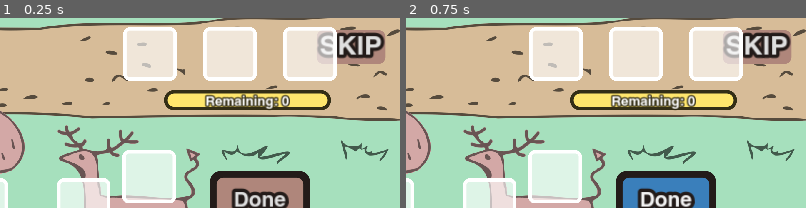
Above: before the commit, frames 1-2 (left to right).
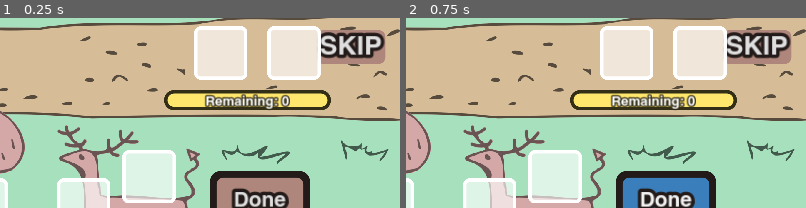
Above: after the commit, the same moments.

Repository: Sugo98/godot-77
Game: Godot game, scene res://game_logic/basic_level.tscn
Two runs of this game, one before a commit and one after it. Both use one fixed random seed, a clock stepped at 60 frames per second and the inputs below. This scene is started directly instead of the project's main scene.
Inputs:
- Up to frame 1 (0.25 s): no input
- Up to frame 2 (0.75 s): click "Done" at 0.5 s
The pictures show only the part of the screen within x 50-100%, y 40-90%; the shares and areas given below are measured in that part.

The runs differ from the first frame. In frame 1, 8.5% of the frame differs, in the area x 30-85%, y 4-34%; in frame 2, 8.5%.
Error in both runs: Invalid access to property or key 'wood_slots' on a base object of type 'Nil'. (res://game_logic/basic_level_logic.gd:71)

Commit message:
added last back grounds

Diff:
--- a/assets/localization/dictionary.csv
+++ b/assets/localization/dictionary.csv
@@ -20,7 +20,7 @@
 di questo viaggio"
 GAME_END_QUOTE_2,but remember:,ma ricorda:
 GAME_END_QUOTE_3,when something ends…,quando qualcosa finisce…
-GAME_END_QUOTE_4,something new is about to begin,qualcosa di nuovo sta per cominciare
+GAME_END_QUOTE_4,something new is about to begin!,qualcosa di nuovo sta per cominciare!
 THANK_YOU_FOR_PLAYING,"THANK YOU
 FOR PLAYING","GRAZIE
 PER AVER GIOCATO"
@@ -31,8 +31,8 @@
 Sugo98","UI:
 Sugo99"
 ROLL_CREDITS_3,"GRAPHICS ART:
-Nucciol","ARTE E GRAFICA:
-Nucciol"
+Luigi Filippelli","ARTE E GRAFICA:
+Luigi Filippelli"
 ROLL_CREDITS_4,"
 Music assets
 made by Joel Steudler","
@@ -64,7 +64,7 @@
 SHIELD ,Shield,Scudo
 SPIKES ,Spikes,Spine
 FIGHTER_CLASS_NAME,Warrior,Guerriera
-WIZARD_CLASS_NAME,Wizard,Mago
+WIZARD_CLASS_NAME,Wizard,Maga
 RANGER_CLASS_NAME,Ranger,Guardaboschi
 INVENTOR_CLASS_NAME,Inventor,Inventore
 NOT_ENOUGH_WOOD,Not Enough Wood,Legno Insufficiente
@@ -75,11 +75,11 @@
 ALEMBIC_2_DESC,Reduces by 2 the attack of all Enemies,Riduce di 2 l’attacco di tutti i Nemici
 ANIMAL_COMPANION_1,Animal Companion 1,Compagno Animale 1
 ANIMAL_COMPANION_1_DESC,"On an Enemy Slot: Deals 1 damage and gathers 1 Food.
-On a Food Slot just gathers the food","Su uno Spazio Nemico: Infligge 1 danno e Raccoglie 1 Cibo
+On a Food Slot just gathers the food","Su uno Spazio Nemico: Infligge 1 danno e raccoglie 1 Cibo
 Su uno Spazio Cibo Raccoglie solo il Cibo"
 ANIMAL_COMPANION_2,Animal Companion 2,Compagno Animale 2
 ANIMAL_COMPANION_2_DESC,"On an Enemy Slot: Deals 2 damages and gathers 1 Food.
-On a Food Slot just gathers the food","Su uno Spazio Nemico: Infligge 2 danni e Raccoglie 1 Cibo
+On a Food Slot just gathers the food","Su uno Spazio Nemico: Infligge 2 danni e raccoglie 1 Cibo
 Su uno Spazio Cibo Raccoglie solo il Cibo"
 CARROT_1,Carrot 1,Carota 1
 CARROT_1_DESC,"Can be placed only in a Wood Slot
@@ -202,32 +202,36 @@
 Or a Wheel to repair it","Piazza uno Scudo qui per difendere la carovana
 O una Ruota per ripararla"
 ENEMY_SLOT,Place a Dice here to fight the Enemy,Piazza un Dado qui per combattere il Nemico
-PAGE1_TEXT1,"[center] This is the story of party of heroes embarked on a dangerous journey.
+PAGE1_TEXT1,"[center] This is the story of a party of heroes embarked on a dangerous journey.
 They must travel the lands and protect their convoy from evil monsters while gathering enough food to avoid starvation… [/center]","[center] Questa è la storia di un gruppo di eroi coinvolti in un pericoloso viaggio.
-devono attraversare il regno e proteggere la carovana da mostri malvagi e raccogliere cibo a sufficienza per sopravvivere… [/center]"
-PAGE2_TEXT1,"The Heroes can perform actions represented by the faces of a six-sided die.
+Devono attraversare il regno e proteggere la carovana da mostri malvagi e raccogliere cibo a sufficienza per sopravvivere… [/center]"
+PAGE2_TEXT1,"The Heroes can perform actions represented by the faces of a six-sided Die.
 
 Some actions are simple and can be performed by everyone.
 
 Other, instead, are specific of a certain class and only one Hero can perform them.
 
-On each turn, each Hero roll two copy of their own Die but can choose only one action to perform.","Gli Eroi possono compiere azioni rappresentate dalle facce di un dado.
+On each turn, each Hero roll two copy of their own Die but can choose only one action to perform.","Gli Eroi possono compiere azioni rappresentate dalle facce di un Dado.
 
 Alcune azioni sono semplici e possono essere eseguite da tutti.
 
 Altre, invece, sono specifiche di una certa classe e solo un Eroe può compierle.
 
-Ad ogni turno, ogni Eroe lancia due copie del suo Dado, ma può scegliere una sola delle due azioni da eseguire"
+Ad ogni turno, ogni Eroe lancia due copie del suo Dado, ma può scegliere una sola delle due azioni da eseguire."
 PAGE3_TEXT1,[center] Each scenery will have this structure: [/center],[center] Ogni scenario avrà questa struttura: [/center]
-PAGE3_TEXT2,"[center] To perform an action, simply drag one Die on a slot where it can be used [/center]","[center] Per compiere un’azione, è sufficiente trascinare un Dado su uno slot dove può essere usato [/center]"
-PAGE3_TEXT3,"On the left, the Heroes and their Dice","Sulla sinistra, gli Eroi e i loro Dadi"
+PAGE3_TEXT2,"[center] To perform an action, simply drag one Die on a slot where it can be used. [/center]","[center] Per compiere un’azione, è sufficiente trascinare un Dado su uno slot dove può essere usato. [/center]"
+PAGE3_TEXT3,"On the left, the Heroes and their Dice.","Sulla sinistra, gli Eroi e i loro Dadi."
 PAGE3_TEXT4,"These are the Caravan Slots.
 Shields and Wheels can be used here.","Questi sono gli Slot Carovana.
 Scudi e Ruote possono essere usati qui."
 PAGE3_TEXT5,"These are the Wood Slots, where Wood can be gathered.","Questi sono gli Slot Legno, dove si può raccogliere il Legno."
 PAGE3_TEXT6,"These are the Food Slots, where Food can be gathered.","Questi sono gli Slot Cibo, dove si può raccogliere il Cibo."
-PAGE3_TEXT7,[center] These are the Enemy Slots. Attacks Dice like a Sword can be placed here to damage the corresponding opponent. [/center],[center] Questi sono gli Slot Nemico. Dadi attacco come una Spada possono essere usati qui per danneggiare il nemico corrispondente [/center]
-PAGE3_TEXT8,[center] These are the Road Slots. Use a Wheel here to advance. Complete the Road to go to the next stage. [/center],[center] Questi sono gli Slot Strada. Usa una Ruota per avanzare. Completa la Strada per proseguire al prossimo scenario [/center]
+PAGE3_TEXT7,"[center]
+These are the Enemy Slots. Attacks Dice like a Sword can be placed here to damage the corresponding opponent. [/center]","[center]
+Questi sono gli Slot Nemico. Dadi attacco come una Spada possono essere usati qui per danneggiare il nemico corrispondente. [/center]"
+PAGE3_TEXT8,"[center]
+These are the Road Slots. Use a Wheel here to advance. Complete the Road to go to the next stage. [/center]","[center]
+Questi sono gli Slot Strada. Usa una Ruota per avanzare. Completa la Strada per proseguire al prossimo scenario. [/center]"
 PAGE4_TEXT1,"There is no time limit, so take your time to plan your decisions.","Non c’è limite di tempo, quindi fai con calma e prendi bene le tue decisioni."
 PAGE4_TEXT2,In case you want to change a Die you placed you can simply right click on it to return it to its original place.,Per cambiare il piazzamento di un Dado è sufficiente fare click destro per farlo tornare alla sua posizione originale.
 PAGE4_TEXT3,"When you are ready, press “Done” to resolve the actions.",Quando sei pronto premi “Fatto” per risolvere le azioni.
@@ -244,3 +248,4 @@
 PAGE6_TEXT3,Here you can exchange experience points for new Faces to transform your Dice and improve your Heroes.,Qui potrai scambiare Punti Esperienza con nuove Facce per trasformare i tuoi Dadi e migliorare gli Eroi.
 GAME_OVER_TEXT,GAME OVER,GAME OVER
 END_TUTORIAL,END TUTORIAL,CONCLUDI TUTORIAL
+THIS_IS_IMPORTANT,IMPORTANT,IMPORTANTE
--- a/game_logic/basic_level.tscn
+++ b/game_logic/basic_level.tscn
@@ -74,9 +74,9 @@
 road_label = NodePath("Road/DistanceLabel")
 road_progress_bar = NodePath("Road")
 sfx = [NodePath("Node/Fireball"), NodePath("Node/Icewall")]
-obstacle_icon = NodePath("Obstacle")
+obstacle_icon = NodePath("RoadSlots/Obstacle")
 desert_icon = NodePath("DesertIcon")
-bridge_icon = NodePath("BrokenBridge")
+bridge_icon = NodePath("RoadSlots/BrokenBridge")
 you_died = NodePath("YouDied")
 lose_button = NodePath("MainMenuAfetrLose")
 enemy_scene = ExtResource("2_beh15")
@@ -249,69 +249,86 @@
 script = ExtResource("2_ghtwx")
 type = 2
 
-[node name="RoadSlots" type="Control" parent="."]
+[node name="RoadSlots" type="HBoxContainer" parent="."]
 z_index = 1
 layout_mode = 1
-anchors_preset = 15
-anchor_right = 1.0
-anchor_bottom = 1.0
-offset_left = 1280.0
-offset_top = 540.0
-offset_bottom = -270.0
-grow_horizontal = 2
-grow_vertical = 2
-mouse_filter = 2
+anchors_preset = 6
+anchor_left = 1.0
+anchor_top = 0.5
+anchor_right = 1.0
+anchor_bottom = 0.5
+offset_left = -509.0
+offset_top = 13.0
+offset_right = -174.0
+offset_bottom = 141.0
+grow_horizontal = 0
+grow_vertical = 2
+mouse_filter = 2
+alignment = 1
+
+[node name="Obstacle" type="PanelContainer" parent="RoadSlots"]
+visible = false
+layout_mode = 2
+size_flags_horizontal = 5
+size_flags_vertical = 4
+theme = ExtResource("6_tdu6w")
+theme_type_variation = &"AtkPanel"
+
+[node name="MarginContainer" type="MarginContainer" parent="RoadSlots/Obstacle"]
+layout_mode = 2
+theme_override_constants/margin_left = 4
+theme_override_constants/margin_top = 4
+theme_override_constants/margin_right = 4
+theme_override_constants/margin_bottom = 4
+
+[node name="TextureRect" type="TextureRect" parent="RoadSlots/Obstacle/MarginContainer"]
+modulate = Color(0.2, 0.0823529, 0.0823529, 1)
+custom_minimum_size = Vector2(80, 80)
+layout_mode = 2
+texture = ExtResource("8_buql5")
+
+[node name="BrokenBridge" type="PanelContainer" parent="RoadSlots"]
+visible = false
+layout_mode = 2
+size_flags_horizontal = 5
+size_flags_vertical = 4
+theme = ExtResource("6_tdu6w")
+theme_type_variation = &"AtkPanel"
+
+[node name="MarginContainer" type="MarginContainer" parent="RoadSlots/BrokenBridge"]
+layout_mode = 2
+theme_override_constants/margin_left = 4
+theme_override_constants/margin_top = 4
+theme_override_constants/margin_right = 4
+theme_override_constants/margin_bottom = 4
+
+[node name="TextureRect" type="TextureRect" parent="RoadSlots/BrokenBridge/MarginContainer"]
+modulate = Color(0.2, 0.0823529, 0.0823529, 1)
+custom_minimum_size = Vector2(80, 80)
+layout_mode = 2
+texture = ExtResource("9_7yw6d")
 
 [node name="Road" type="PanelContainer" parent="RoadSlots"]
-custom_minimum_size = Vector2(128, 128)
-layout_mode = 1
-anchors_preset = 8
-anchor_left = 0.5
-anchor_top = 0.5
-anchor_right = 0.5
-anchor_bottom = 0.5
-offset_left = -344.0
-offset_top = -120.0
-offset_right = -216.0
-offset_bottom = 8.0
-grow_horizontal = 2
-grow_vertical = 2
+visible = false
+custom_minimum_size = Vector2(128, 128)
+layout_mode = 2
+size_flags_horizontal = 6
 theme = ExtResource("3_nj3nf")
 script = ExtResource("2_ghtwx")
 type = 5
 
 [node name="Road2" type="PanelContainer" parent="RoadSlots"]
 custom_minimum_size = Vector2(128, 128)
-layout_mode = 1
-anchors_preset = 8
-anchor_left = 0.5
-anchor_top = 0.5
-anchor_right = 0.5
-anchor_bottom = 0.5
-offset_left = -152.0
-offset_top = -120.0
-offset_right = -24.0
-offset_bottom = 8.0
-grow_horizontal = 2
-grow_vertical = 2
+layout_mode = 2
+size_flags_horizontal = 6
 theme = ExtResource("3_nj3nf")
 script = ExtResource("2_ghtwx")
 type = 5
 
 [node name="Road3" type="PanelContainer" parent="RoadSlots"]
 custom_minimum_size = Vector2(128, 128)
-layout_mode = 1
-anchors_preset = 8
-anchor_left = 0.5
-anchor_top = 0.5
-anchor_right = 0.5
-anchor_bottom = 0.5
-offset_left = 40.0
-offset_top = -120.0
-offset_right = 168.0
-offset_bottom = 8.0
-grow_horizontal = 2
-grow_vertical = 2
+layout_mode = 2
+size_flags_horizontal = 6
 theme = ExtResource("3_nj3nf")
 script = ExtResource("2_ghtwx")
 type = 5
@@ -446,52 +463,6 @@
 stream = ExtResource("7_egpeb")
 bus = &"SFX"
 
-[node name="Obstacle" type="PanelContainer" parent="."]
-visible = false
-layout_mode = 0
-offset_left = 1135.0
-offset_top = 572.0
-offset_right = 1231.0
-offset_bottom = 668.0
-theme = ExtResource("6_tdu6w")
-theme_type_variation = &"AtkPanel"
-
-[node name="MarginContainer" type="MarginContainer" parent="Obstacle"]
-layout_mode = 2
-theme_override_constants/margin_left = 4
-theme_override_constants/margin_top = 4
-theme_override_constants/margin_right = 4
-theme_override_constants/margin_bottom = 4
-
-[node name="TextureRect" type="TextureRect" parent="Obstacle/MarginContainer"]
-modulate = Color(0.2, 0.0823529, 0.0823529, 1)
-custom_minimum_size = Vector2(80, 80)
-layout_mode = 2
-texture = ExtResource("8_buql5")
-
-[node name="BrokenBridge" type="PanelContainer" parent="."]
-visible = false
-layout_mode = 0
-offset_left = 1310.0
-offset_top = 571.0
-offset_right = 1406.0
-offset_bottom = 667.0
-theme = ExtResource("6_tdu6w")
-theme_type_variation = &"AtkPanel"
-
-[node name="MarginContainer" type="MarginContainer" parent="BrokenBridge"]
-layout_mode = 2
-theme_override_constants/margin_left = 4
-theme_override_constants/margin_top = 4
-theme_override_constants/margin_right = 4
-theme_override_constants/margin_bottom = 4
-
-[node name="TextureRect" type="TextureRect" parent="BrokenBridge/MarginContainer"]
-modulate = Color(0.2, 0.0823529, 0.0823529, 1)
-custom_minimum_size = Vector2(80, 80)
-layout_mode = 2
-texture = ExtResource("9_7yw6d")
-
 [node name="DesertIcon" type="PanelContainer" parent="."]
 visible = false
 layout_mode = 0
--- a/game_logic/basic_level_logic.gd
+++ b/game_logic/basic_level_logic.gd
@@ -70,6 +70,7 @@
 	for slot : DiceSlot in wood_slots:
 		if 1 - slot.get_index() < data.wood_slots:
 			slot.show()
+			if data.food_consumption > 2: slot.self_modulate = Color.BURLYWOOD
 			slot.tooltip_text = tr("WOOD_SLOT")
 			if data.mod_wood : slot.theme_type_variation = "Plus_1"
 		else:
@@ -77,6 +78,7 @@
 	for slot : DiceSlot in food_slots:
 		if slot.get_index() < data.food_slots:
 			slot.show()
+			if data.food_consumption > 2: slot.self_modulate = Color.BURLYWOOD
 			slot.tooltip_text = tr("FOOD_SLOT")
 			if data.mod_food : slot.theme_type_variation = "Plus_1"
 		else:
@@ -91,9 +93,11 @@
 		bridge_icon.show()
 		bridge_icon.tooltip_text = "%s\n%s" % [tr("BROKEN_BRIDGE"), tr("BROKEN_BRIDGE_DESC")]
 	if not data.boss_level:
-		for slot : DiceSlot in road_slots:
-			if 2-slot.get_index() < data.road_slots:
+		for i in range (road_slots.size()):
+			var slot = road_slots[i]
+			if i < data.road_slots:
 				slot.show()
+				if data.food_consumption > 2: slot.self_modulate = Color.BURLYWOOD
 				slot.tooltip_text = tr("ROAD_SLOT")
 			else:
 				slot.hide()
@@ -114,7 +118,8 @@
 func parse_slots(slots_container) -> Array[DiceSlot]:
 	var array : Array[DiceSlot]
 	for slot in slots_container.get_children():
-		array.append( slot as DiceSlot)
+		if slot is DiceSlot:
+			array.append( slot as DiceSlot)
 	return array
 
 func debug_spawn_enemy():
--- a/game_logic/tutorial.tscn
+++ b/game_logic/tutorial.tscn
@@ -400,7 +400,6 @@
 editor_only = false
 
 [node name="Page3_4" type="Control" parent="PageControl"]
-visible = false
 anchors_preset = 0
 offset_right = 1920.0
 offset_bottom = 1080.0
@@ -476,9 +475,9 @@
 [node name="PAGE3_TEXT7" type="RichTextLabel" parent="PageControl/Page3_5"]
 layout_mode = 0
 offset_left = 1303.0
-offset_top = 274.0
+offset_top = 223.0
 offset_right = 1719.0
-offset_bottom = 675.0
+offset_bottom = 624.0
 bbcode_enabled = true
 text = "PAGE3_TEXT7"
 
@@ -517,6 +516,11 @@
 border_width = 8.0
 editor_only = false
 
+[node name="MarginContainer" type="MarginContainer" parent="PageControl/Page3_5"]
+layout_mode = 0
+offset_right = 17.0
+offset_bottom = 16.0
+
 [node name="Page3_6" type="Control" parent="PageControl"]
 visible = false
 anchors_preset = 0
@@ -556,10 +560,10 @@
 
 [node name="PAGE3_TEXT7" type="RichTextLabel" parent="PageControl/Page3_6"]
 layout_mode = 0
-offset_left = 1240.0
-offset_top = 312.0
-offset_right = 1719.0
-offset_bottom = 675.0
+offset_left = 1256.0
+offset_top = 270.0
+offset_right = 1735.0
+offset_bottom = 633.0
 bbcode_enabled = true
 text = "PAGE3_TEXT8"
 
@@ -708,7 +712,27 @@
 theme_type_variation = &"HeaderLarge"
 text = "PAGE5_TEXT7"
 
+[node name="Important" type="Label" parent="PageControl/Page5"]
+layout_mode = 1
+anchors_preset = 8
+anchor_left = 0.5
+anchor_top = 0.5
+anchor_right = 0.5
+anchor_bottom = 0.5
+offset_left = -877.0
+offset_top = -467.0
+offset_right = 429.0
+offset_bottom = -338.0
+grow_horizontal = 2
+grow_vertical = 2
+theme = ExtResource("3_ureg4")
+theme_type_variation = &"HeaderLarge"
+theme_override_font_sizes/font_size = 128
+text = "THIS_IS_IMPORTANT"
+horizontal_alignment = 1
+
 [node name="Page6" type="Control" parent="PageControl"]
+visible = false
 anchors_preset = 0
 offset_right = 1920.0
 offset_bottom = 1080.0
--- a/resources/dice_faces/animal_companion2.tres
+++ b/resources/dice_faces/animal_companion2.tres
@@ -6,8 +6,7 @@
 [resource]
 script = ExtResource("1_7odx8")
 name = "ANIMAL_COMPANION_2"
-description = "ANIMAL_COMPANION_2_DESC
-"
+description = "ANIMAL_COMPANION_2_DESC"
 texture = ExtResource("2_45hyl")
 character_class = 3
 xp_cost = 5
--- a/resources/levels/plain3.tres
+++ b/resources/levels/plain3.tres
@@ -1,7 +1,7 @@
 [gd_resource type="Resource" script_class="LevelData" load_steps=6 format=3 uid="uid://dpnw1nmfj80fk"]
 
+[ext_resource type="Texture2D" uid="uid://dquyq44ilpbcw" path="res://assets/background/pianura drago DEF.png" id="1_ete7l"]
 [ext_resource type="Script" path="res://resources/enemies/enemies_data.gd" id="1_j1vhv"]
-[ext_resource type="Texture2D" uid="uid://dxf4jw245brbb" path="res://assets/background/pianura DEF.png" id="1_ouq7j"]
 [ext_resource type="Resource" uid="uid://drxka0jtjtgqw" path="res://resources/enemies/dragon.tres" id="3_udxhi"]
 [ext_resource type="AudioStream" uid="uid://crltu123igjlp" path="res://assets/music/dragon.ogg" id="4_hqgw1"]
 [ext_resource type="Script" path="res://resources/levels/level_data.gd" id="4_umx4s"]
@@ -10,7 +10,7 @@
 script = ExtResource("4_umx4s")
 name = "Plain 1"
 description = ""
-back_ground_texture = ExtResource("1_ouq7j")
+back_ground_texture = ExtResource("1_ete7l")
 length_of_the_road = 0
 boss_level = true
 food_consumption = 2
--- a/resources/levels/swamp.tres
+++ b/resources/levels/swamp.tres
@@ -1,6 +1,6 @@
 [gd_resource type="Resource" script_class="LevelData" load_steps=8 format=3 uid="uid://bd71cnmmq5sw2"]
 
-[ext_resource type="Texture2D" uid="uid://bq8a17dlukdri" path="res://assets/background/3.Palude DEF.png" id="1_q4ngd"]
+[ext_resource type="Texture2D" uid="uid://mt5f5lq3i3dw" path="res://assets/background/3.Palude DEF2.png" id="1_mjccm"]
 [ext_resource type="Script" path="res://resources/enemies/enemies_data.gd" id="1_w1voo"]
 [ext_resource type="Resource" uid="uid://di25an6yjvkqu" path="res://resources/enemies/sbm1.tres" id="2_bdae0"]
 [ext_resource type="Script" path="res://resources/levels/level_data.gd" id="3_tmbrf"]
@@ -12,7 +12,7 @@
 script = ExtResource("3_tmbrf")
 name = "Swamp"
 description = "A dark swamp appears before you"
-back_ground_texture = ExtResource("1_q4ngd")
+back_ground_texture = ExtResource("1_mjccm")
 length_of_the_road = 4
 boss_level = false
 food_consumption = 2
Binary file added: assets/background/3.Palude DEF2.png
Not shown, added: assets/background/3.Palude DEF2.png.import
Binary file added: assets/background/pianura drago DEF.png
Not shown, added: assets/background/pianura drago DEF.png.import
Binary file changed: assets/localization/dictionary.en.translation
Binary file changed: assets/localization/dictionary.it.translation
Not shown, changed: assets/localization/.~lock.dictionary.csv#
